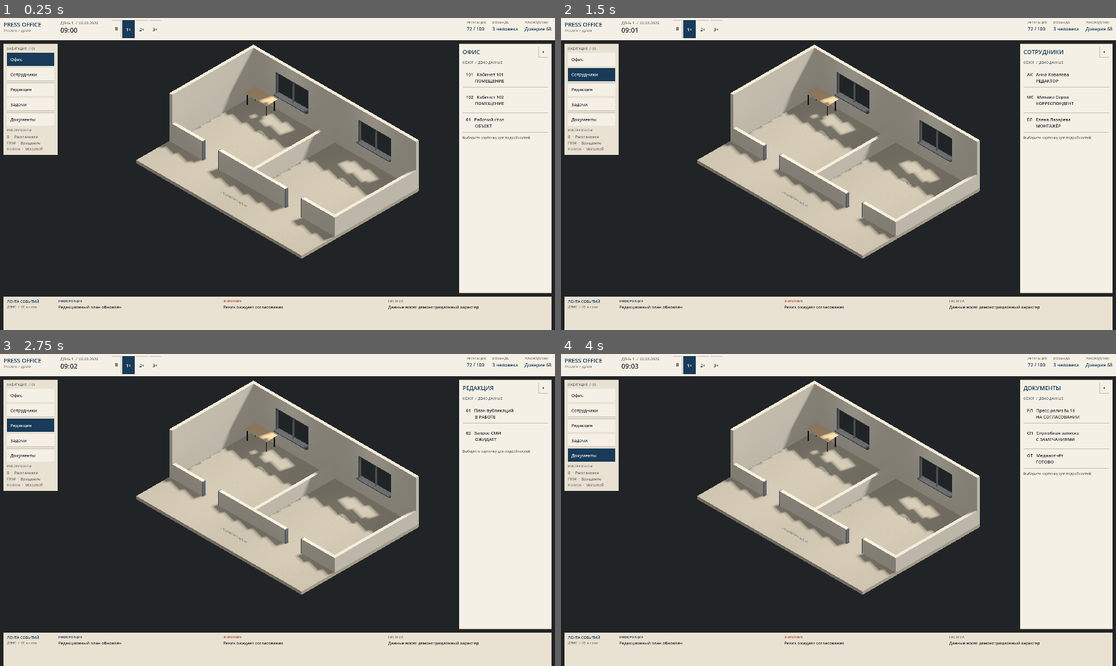
Above: before the commit, frames 1-4 (two rows, left to right).
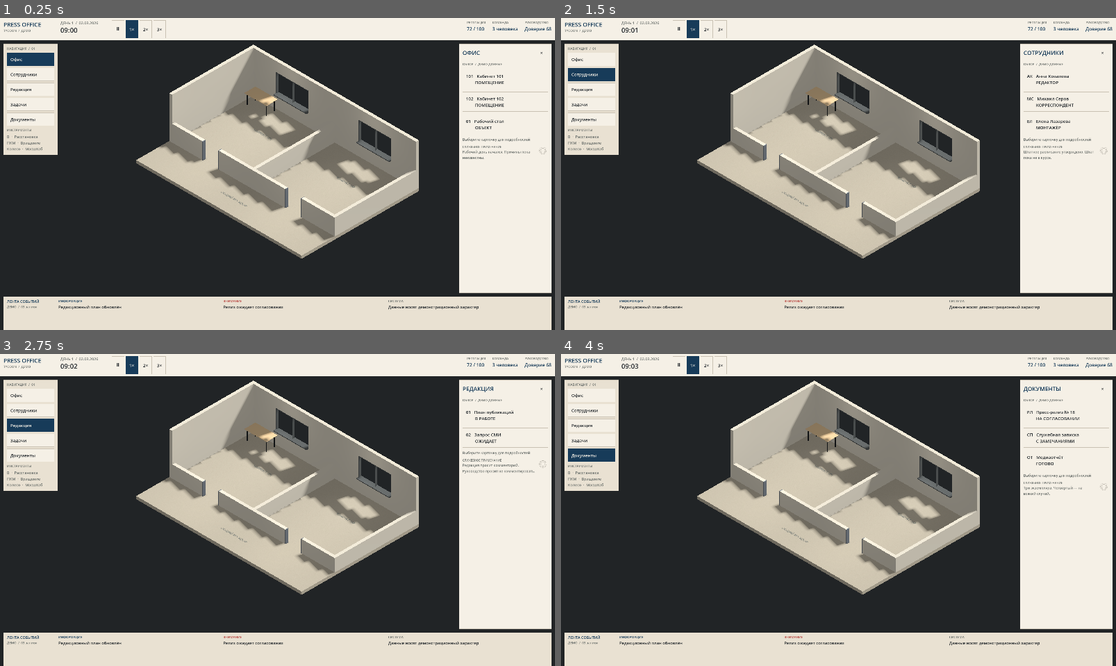
Above: after the commit, the same moments.

Repository: pestovstop-coder/Press
Game: Godot game, scene res://scenes/main.tscn
Same seed, same stepped clock (60 frames per second), same inputs: the game is played once before the commit and once after it.
Inputs:
- Up to frame 1 (0.25 s): no input
- Up to frame 2 (1.5 s): click "Офис" at 0.5 s; click "Сотрудники" at 1.25 s
- Up to frame 3 (2.75 s): click "Редакция" at 2 s
- Up to frame 4 (4 s): click "Задачи" at 2.75 s; click "Документы" at 3.5 s

The runs differ from the first frame. In frame 1, 0.9% of the frame differs, in the area x 20-99%, y 0-46%; in frame 2, 1.0%; in frame 3, 0.8%; in frame 4, 1.0%.

Commit message:
TASK 028: refine paper UI and placement catalogue
Co-authored-by: arena-agent <297053741+arena-agent@users.noreply.github.com>

Diff:
--- a/scripts/placement_controller.gd
+++ b/scripts/placement_controller.gd
@@ -438,7 +438,7 @@
 	if status == null:
 		return
 	if state == EditorState.MOVING:
-		status.text = "Перемещение · " + reason + " · Esc — вернуть"
+		status.text = "Перемещение · " + _diagnostic_text(reason) + " · Esc — вернуть"
 	elif state == EditorState.PLACING:
 		var asset_name: String = selected_asset
 		match selected_asset:
@@ -448,7 +448,21 @@
 				asset_name = "Офисный стол"
 			"employee_workstation":
 				asset_name = "Рабочее место сотрудника"
-		status.text = asset_name + " · " + reason
+		status.text = asset_name + " · " + _diagnostic_text(reason)
+
+
+func _diagnostic_text(reason: String) -> String:
+	# Display strings only; the diagnostic codes remain unchanged for the editor.
+	match reason:
+		"VALID": return "Можно разместить"
+		"INVALID_FOOTPRINT": return "Некорректный размер объекта"
+		"INVALID_COORDINATES": return "Выберите место на полу"
+		"OUT_OF_BOUNDS": return "За пределами помещения"
+		"FURNITURE_COLLISION": return "Здесь находится мебель"
+		"WALL_COLLISION": return "Мешает стена"
+		"OBSTACLE_COLLISION": return "Мешает препятствие"
+		"NO_VALID_PLACEMENT": return "Нет подходящего места"
+		_: return "Размещение недоступно"
 
 
 func _intervals_near(
@@ -1058,42 +1072,76 @@
 
 
 func _build_panel() -> void:
+	var style = preload("res://scripts/ui_paper_style.gd")
 	var layer := CanvasLayer.new()
 	add_child(layer)
-	panel = PanelContainer.new()
+	panel = preload("res://scripts/placement_panel.gd").new()
 	panel.mouse_filter = Control.MOUSE_FILTER_STOP
-	panel.position = Vector2(16, 16)
+	panel.mouse_force_pass_scroll_events = false
+	panel.add_theme_stylebox_override("panel", style.box(style.PAPER))
 	layer.add_child(panel)
+	var scroll := ScrollContainer.new()
+	scroll.name = "Scroll"
+	scroll.horizontal_scroll_mode = ScrollContainer.SCROLL_MODE_DISABLED
+	style.scrollbar(scroll)
+	panel.add_child(scroll)
 	var column := VBoxContainer.new()
+	column.name = "Column"
+	column.size_flags_horizontal = Control.SIZE_EXPAND_FILL
 	column.mouse_filter = Control.MOUSE_FILTER_PASS
-	panel.add_child(column)
+	column.add_theme_constant_override("separation", 7)
+	scroll.add_child(column)
 	var title := Label.new()
 	title.mouse_filter = Control.MOUSE_FILTER_IGNORE
-	title.text = "Расстановка · B — выход"
+	title.text = "РАССТАНОВКА  /  B — ВЫХОД"
+	title.add_theme_font_size_override("font_size", 16)
+	title.add_theme_color_override("font_color", style.NAVY)
 	column.add_child(title)
+	var buttons: Dictionary = {}
 	for asset_id in ["block", "office_desk", "employee_workstation"]:
 		var button := Button.new()
 		match asset_id:
 			"block":
-				button.text = "Блок 1×1×1 м"
+				button.text = "Блок 1×1×1 м\nТестовый объект"
 			"office_desk":
-				button.text = "Офисный стол 1,6×0,8 м"
+				button.text = "Офисный стол 1,6×0,8 м\nОтдельный предмет"
 			"employee_workstation":
-				button.text = "Рабочее место сотрудника"
-		# Native Button owns both text and hit-test: no separately offset label/rect.
-		button.custom_minimum_size = Vector2(280, 44)
+				button.text = "Рабочее место сотрудника\nСтол · кресло · компьютер"
+		# One native Button owns the full visual card and its hit-test.
+		button.custom_minimum_size = Vector2(0, 64)
 		button.size_flags_horizontal = Control.SIZE_EXPAND_FILL
 		button.mouse_filter = Control.MOUSE_FILTER_STOP
-		button.focus_mode = Control.FOCUS_NONE
+		button.mouse_force_pass_scroll_events = true
+		button.focus_mode = Control.FOCUS_ALL
+		button.alignment = HORIZONTAL_ALIGNMENT_LEFT
+		button.clip_text = true
+		button.autowrap_mode = TextServer.AUTOWRAP_WORD_SMART
+		style.button(button)
 		button.pressed.connect(select_asset.bind(asset_id))
 		column.add_child(button)
+		buttons[asset_id] = button
+	var metadata := Label.new()
+	metadata.text = "Комплект: стол, кресло и компьютер.\nДоступно в каталоге. Уровни и профессии не заданы."
+	metadata.autowrap_mode = TextServer.AUTOWRAP_WORD_SMART
+	metadata.mouse_filter = Control.MOUSE_FILTER_IGNORE
+	metadata.add_theme_font_size_override("font_size", 12)
+	metadata.add_theme_color_override("font_color", style.MUTED)
+	column.add_child(metadata)
 	status = Label.new()
 	status.mouse_filter = Control.MOUSE_FILTER_IGNORE
+	status.autowrap_mode = TextServer.AUTOWRAP_WORD_SMART
+	status.add_theme_font_size_override("font_size", 14)
+	status.add_theme_color_override("font_color", style.NAVY)
 	column.add_child(status)
 	var help := Label.new()
 	help.mouse_filter = Control.MOUSE_FILTER_IGNORE
 	help.text = "ЛКМ: выбрать / поставить\nCtrl+ЛКМ: поставить ещё\nR: 90° · Esc: отменить / выйти"
+	help.add_theme_font_size_override("font_size", 12)
+	help.add_theme_color_override("font_color", style.INK)
 	column.add_child(help)
+	var note = preload("res://scripts/ui_service_note.gd").new()
+	column.add_child(note)
+	panel.call("setup", self, buttons, note)
 
 
 func _material(color: Color) -> StandardMaterial3D:
--- /dev/null
+++ b/scripts/placement_panel.gd
@@ -0,0 +1,43 @@
+extends PanelContainer
+## Presentation adapter for the existing placement controller; no placement rules.
+const Style = preload("res://scripts/ui_paper_style.gd")
+const NOTES := [
+	"Планировка утверждена. Стены имеют другое мнение.",
+	"Свободное пространство зарезервировано под важные задачи.",
+	"Помещение готово. Порядок использования уточняется."
+]
+var controller: Node
+var buttons: Dictionary = {}
+var note: Control
+var last_selected := "__initial__"
+var was_active := false
+var note_index := -1
+
+func setup(source: Node, catalogue_buttons: Dictionary, annotation: Control) -> void:
+	controller = source
+	buttons = catalogue_buttons
+	note = annotation
+	get_viewport().size_changed.connect(_layout)
+	get_node("Scroll/Column").minimum_size_changed.connect(_layout)
+	_layout()
+
+func _layout() -> void:
+	var viewport_size := get_viewport_rect().size
+	position = Vector2(16, 16)
+	var content: Control = get_node("Scroll/Column")
+	var natural_height := content.get_combined_minimum_size().y + 18.0
+	size = Vector2(330, minf(natural_height, maxf(120, viewport_size.y - 32)))
+
+func _process(_delta: float) -> void:
+	if controller == null:
+		return
+	var active: bool = controller.get("active")
+	if active and not was_active:
+		note_index = (note_index + 1) % NOTES.size()
+		note.call("set_note", NOTES[note_index])
+	was_active = active
+	var selected: String = controller.get("selected_asset") if active else ""
+	if selected != last_selected:
+		for id in buttons:
+			Style.button(buttons[id], id == selected)
+		last_selected = selected
--- /dev/null
+++ b/scripts/ui_paper_style.gd
@@ -0,0 +1,54 @@
+extends RefCounted
+## Shared flat paper controls; presentation only.
+const PAPER := Color("e9e1d2")
+const LIGHT := Color("f5f0e6")
+const INK := Color("252a2e")
+const NAVY := Color("173b59")
+const RED := Color("b7443e")
+const MUTED := Color("6c716d")
+const LINE := Color("c9c1b2")
+
+static func box(bg: Color, border: Color = LINE, width: int = 1) -> StyleBoxFlat:
+	var s := StyleBoxFlat.new()
+	s.bg_color = bg
+	s.border_color = border
+	s.set_border_width_all(width)
+	s.content_margin_left = 12
+	s.content_margin_right = 12
+	s.content_margin_top = 8
+	s.content_margin_bottom = 8
+	return s
+
+static func button(b: Button, selected: bool = false) -> void:
+	b.add_theme_font_size_override("font_size", 15)
+	b.add_theme_color_override("font_color", LIGHT if selected else INK)
+	b.add_theme_color_override("font_hover_color", LIGHT)
+	b.add_theme_color_override("font_pressed_color", LIGHT)
+	b.add_theme_color_override("font_focus_color", LIGHT if selected else INK)
+	b.add_theme_color_override("font_disabled_color", MUTED)
+	b.add_theme_stylebox_override("normal", box(NAVY if selected else LIGHT, NAVY if selected else LINE))
+	b.add_theme_stylebox_override("hover", box(NAVY, NAVY))
+	b.add_theme_stylebox_override("pressed", box(RED, RED))
+	b.add_theme_stylebox_override("disabled", box(PAPER, LINE))
+	var focus := StyleBoxFlat.new()
+	focus.bg_color = Color(0, 0, 0, 0)
+	focus.border_color = RED
+	focus.set_border_width_all(2)
+	b.add_theme_stylebox_override("focus", focus)
+
+static func _scroll_box(color: Color) -> StyleBoxFlat:
+	var s := box(color, color, 0)
+	s.content_margin_left = 0
+	s.content_margin_right = 0
+	s.content_margin_top = 0
+	s.content_margin_bottom = 0
+	return s
+
+static func scrollbar(scroll: ScrollContainer) -> void:
+	var bar := scroll.get_v_scroll_bar()
+	bar.custom_minimum_size.x = 10
+	bar.add_theme_stylebox_override("scroll", _scroll_box(PAPER))
+	bar.add_theme_stylebox_override("scroll_focus", _scroll_box(PAPER))
+	bar.add_theme_stylebox_override("grabber", _scroll_box(LINE))
+	bar.add_theme_stylebox_override("grabber_highlight", _scroll_box(NAVY))
+	bar.add_theme_stylebox_override("grabber_pressed", _scroll_box(RED))
--- /dev/null
+++ b/scripts/ui_service_note.gd
@@ -0,0 +1,39 @@
+extends HBoxContainer
+## A single quiet service annotation with its own reserved illustration space.
+const Style = preload("res://scripts/ui_paper_style.gd")
+var text_label: Label
+
+func _init() -> void:
+	mouse_filter = Control.MOUSE_FILTER_PASS
+	add_theme_constant_override("separation", 8)
+	var words := VBoxContainer.new()
+	words.size_flags_horizontal = Control.SIZE_EXPAND_FILL
+	words.add_theme_constant_override("separation", 2)
+	add_child(words)
+	var heading := Label.new()
+	heading.text = "СЛУЖЕБНОЕ ПРИМЕЧАНИЕ"
+	heading.add_theme_font_size_override("font_size", 10)
+	heading.add_theme_color_override("font_color", Style.MUTED)
+	heading.mouse_filter = Control.MOUSE_FILTER_IGNORE
+	words.add_child(heading)
+	text_label = Label.new()
+	text_label.add_theme_font_size_override("font_size", 12)
+	text_label.add_theme_color_override("font_color", Style.MUTED)
+	text_label.autowrap_mode = TextServer.AUTOWRAP_WORD_SMART
+	text_label.mouse_filter = Control.MOUSE_FILTER_IGNORE
+	words.add_child(text_label)
+	var mark := Control.new()
+	mark.custom_minimum_size = Vector2(35, 36)
+	mark.mouse_filter = Control.MOUSE_FILTER_IGNORE
+	mark.draw.connect(_draw_cup.bind(mark))
+	add_child(mark)
+
+func set_note(value: String) -> void:
+	text_label.text = value
+
+func _draw_cup(mark: Control) -> void:
+	# Pencil-like cup/ring in its own margin, never over text or buttons.
+	var ink := Color(0.42, 0.40, 0.36, 0.42)
+	mark.draw_arc(Vector2(17, 20), 12.0, 0.12, 5.9, 28, ink, 1.0, true)
+	mark.draw_arc(Vector2(17, 20), 8.0, 0.0, TAU, 24, ink, 1.0, true)
+	mark.draw_arc(Vector2(25, 19), 3.0, -1.1, 1.0, 10, ink, 1.0, true)
--- a/scripts/ui_shell.gd
+++ b/scripts/ui_shell.gd
@@ -1,6 +1,15 @@
 extends CanvasLayer
 ## TASK 026: presentation-only data. Nothing here changes the simulation.
 
+const Style = preload("res://scripts/ui_paper_style.gd")
+const Note = preload("res://scripts/ui_service_note.gd")
+const NOTES := {
+	"Офис": ["Рабочий день начался. Причины пока неизвестны.", "Ситуация стабильна. Определение стабильности уточняется."],
+	"Сотрудники": ["Штатное расписание утверждено. Штат пока не в курсе.", "Ответственный назначен. Ответственность уточняется."],
+	"Редакция": ["Редакция просит комментарий. Руководство просит не комментировать.", "Заголовок утверждён. Содержание на рассмотрении."],
+	"Задачи": ["Пять слов согласовывали три рабочих дня.", "Срок уточнён. Срочность остаётся прежней."],
+	"Документы": ["Три экземпляра. Четвёртый — на всякий случай.", "Замечаний нет. Просьба учесть замечания."]
+}
 const PAPER := Color("e9e1d2")
 const LIGHT := Color("f5f0e6")
 const INK := Color("252a2e")
@@ -41,6 +50,8 @@
 var pause_button: Button
 var speed_buttons: Array[Button] = []
 var current_section := "Офис"
+var note_indices: Dictionary = {}
+var current_note := ""
 var paused := false
 var speed := 1
 var minutes := 9.0 * 60.0
@@ -68,15 +79,7 @@
 		_update_clock()
 
 func _style(bg: Color, border: Color = LINE, width: int = 1) -> StyleBoxFlat:
-	var s := StyleBoxFlat.new()
-	s.bg_color = bg
-	s.border_color = border
-	s.set_border_width_all(width)
-	s.content_margin_left = 12
-	s.content_margin_right = 12
-	s.content_margin_top = 8
-	s.content_margin_bottom = 8
-	return s
+	return Style.box(bg, border, width)
 
 func _panel(bg: Color) -> PanelContainer:
 	var p := PanelContainer.new()
@@ -100,19 +103,8 @@
 	b.focus_mode = Control.FOCUS_ALL
 	b.mouse_filter = Control.MOUSE_FILTER_STOP
 	b.mouse_force_pass_scroll_events = false
-	b.add_theme_font_size_override("font_size", 15)
-	b.add_theme_color_override("font_color", LIGHT if active else INK)
-	b.add_theme_color_override("font_hover_color", LIGHT)
-	b.add_theme_color_override("font_pressed_color", LIGHT)
-	b.add_theme_color_override("font_focus_color", LIGHT if active else INK)
-	b.add_theme_stylebox_override("normal", _style(NAVY if active else LIGHT, NAVY if active else LINE))
-	b.add_theme_stylebox_override("hover", _style(NAVY, NAVY))
-	b.add_theme_stylebox_override("pressed", _style(RED, RED))
-	var focus := StyleBoxFlat.new()
-	focus.bg_color = Color(0, 0, 0, 0)
-	focus.border_color = RED
-	focus.set_border_width_all(2)
-	b.add_theme_stylebox_override("focus", focus)
+	b.custom_minimum_size = Vector2(44, 44)
+	Style.button(b, active)
 	return b
 
 func _column(parent: Node, separation: int = 8) -> VBoxContainer:
@@ -144,6 +136,7 @@
 	controls.add_theme_constant_override("separation", 4)
 	h.add_child(controls)
 	pause_button = _button("Ⅱ")
+	pause_button.tooltip_text = "Пауза"
 	pause_button.pressed.connect(_toggle_pause)
 	controls.add_child(pause_button)
 	for n in [1, 2, 3]:
@@ -159,10 +152,17 @@
 		box.add_child(_label(metric[0], 11, MUTED))
 		box.add_child(_label(metric[1], 16, NAVY))
 	rail = _panel(PAPER)
-	var menu := _column(rail, 6)
+	var rail_scroll := ScrollContainer.new()
+	rail_scroll.horizontal_scroll_mode = ScrollContainer.SCROLL_MODE_DISABLED
+	Style.scrollbar(rail_scroll)
+	rail.add_child(rail_scroll)
+	var menu := _column(rail_scroll, 6)
+	menu.size_flags_horizontal = Control.SIZE_EXPAND_FILL
 	menu.add_child(_label("НАВИГАЦИЯ  /  01", 11, MUTED))
 	for section in DATA.keys():
 		var b := _button(section)
+		b.mouse_force_pass_scroll_events = true
+		b.clip_text = true
 		b.custom_minimum_size.y = 46
 		b.alignment = HORIZONTAL_ALIGNMENT_LEFT
 		b.pressed.connect(_show_section.bind(section))
@@ -170,11 +170,13 @@
 		nav_buttons[section] = b
 	menu.add_child(_label("ИНСТРУМЕНТЫ", 11, MUTED))
 	var hint := _label("B  ·  Расстановка\nПКМ  ·  Вращение\nКолесо  ·  Масштаб", 13, MUTED)
+	hint.autowrap_mode = TextServer.AUTOWRAP_WORD_SMART
 	menu.add_child(hint)
 	side = _panel(LIGHT)
 	var scroll := ScrollContainer.new()
 	scroll.horizontal_scroll_mode = ScrollContainer.SCROLL_MODE_DISABLED
 	scroll.size_flags_vertical = Control.SIZE_EXPAND_FILL
+	Style.scrollbar(scroll)
 	side.add_child(scroll)
 	side_content = _column(scroll, 10)
 	side_content.size_flags_horizontal = Control.SIZE_EXPAND_FILL
@@ -199,12 +201,12 @@
 	var compact := viewport_size.x < 1400
 	var header_height := 78.0 if not compact else 70.0
 	var rail_width := 188.0 if not compact else 156.0
-	var side_width := 320.0 if not compact else 270.0
+	var side_width := 320.0 if not compact else 300.0
 	var bottom_height := 104.0 if not compact else 94.0
 	top.position = Vector2.ZERO
 	top.size = Vector2(viewport_size.x, header_height)
 	rail.position = Vector2(12, header_height + 12)
-	rail.size = Vector2(rail_width, 385)
+	rail.size = Vector2(rail_width, maxf(80, minf(385, viewport_size.y - header_height - bottom_height - 36)))
 	side.position = Vector2(viewport_size.x - side_width - 12, header_height + 12)
 	side.size = Vector2(side_width, maxf(180, viewport_size.y - header_height - bottom_height - 36))
 	bottom.position = Vector2(12, viewport_size.y - bottom_height - 12)
@@ -215,8 +217,12 @@
 		side_content.remove_child(child)
 		child.queue_free()
 
-func _show_section(section: String) -> void:
+func _show_section(section: String, advance_note: bool = true) -> void:
 	current_section = section
+	if advance_note or current_note.is_empty():
+		var index: int = (int(note_indices.get(section, -1)) + 1) % NOTES[section].size()
+		note_indices[section] = index
+		current_note = NOTES[section][index]
 	side.show()
 	for name in nav_buttons:
 		var b: Button = nav_buttons[name]
@@ -231,22 +237,33 @@
 	header.add_child(title)
 	var close := _button("×")
 	close.pressed.connect(side.hide)
+	close.mouse_force_pass_scroll_events = true
 	header.add_child(close)
 	side_content.add_child(_label("ОБЗОР  /  ДЕМО-ДАННЫЕ", 11, MUTED))
 	for item in DATA[section]:
 		var card := _button("%s   %s\n        %s" % [item[0], item[1], item[2]])
 		card.alignment = HORIZONTAL_ALIGNMENT_LEFT
 		card.custom_minimum_size.y = 68
+		card.mouse_force_pass_scroll_events = true
+		card.clip_text = true
+		card.autowrap_mode = TextServer.AUTOWRAP_WORD_SMART
 		card.pressed.connect(_show_detail.bind(item))
 		side_content.add_child(card)
 	var foot := _label("Выберите карточку для подробностей", 12, MUTED)
 	foot.autowrap_mode = TextServer.AUTOWRAP_WORD_SMART
 	side_content.add_child(foot)
+	_add_note()
+
+func _add_note() -> void:
+	var note := Note.new()
+	note.set_note(current_note)
+	side_content.add_child(note)
 
 func _show_detail(item: Array) -> void:
 	_clear_side()
 	var back := _button("←  К списку")
-	back.pressed.connect(_show_section.bind(current_section))
+	back.mouse_force_pass_scroll_events = true
+	back.pressed.connect(_show_section.bind(current_section, false))
 	side_content.add_child(back)
 	side_content.add_child(_label("КАРТОЧКА  /  ДЕМО", 11, MUTED))
 	var title := _label(item[1], 21, NAVY)
@@ -262,7 +279,9 @@
 	side_content.add_child(note)
 	var close := _button("Закрыть панель")
 	close.pressed.connect(side.hide)
+	close.mouse_force_pass_scroll_events = true
 	side_content.add_child(close)
+	_add_note()
 
 func _toggle_pause() -> void:
 	paused = not paused
--- a/tests/placement_smoke.gd
+++ b/tests/placement_smoke.gd
@@ -413,7 +413,7 @@
 	click(c, empty)
 	check_idle(c, "R, process and empty click are safe without preview")
 	check(c.placed.get_child_count() == 0, "idle empty click creates nothing")
-	var column: Node = c.panel.get_child(0)
+	var column: Node = c.panel.get_node("Scroll/Column")
 	column.get_child(1).emit_signal("pressed")
 	check(
 		(
@@ -640,7 +640,7 @@
 	c.set_active(true)
 	await process_frame
 	await process_frame
-	var column: Node = c.panel.get_child(0)
+	var column: Node = c.panel.get_node("Scroll/Column")
 	var block_button: Button = column.get_child(1)
 	var desk_button: Button = column.get_child(2)
 	var count: int = c.placed.get_child_count()
@@ -783,7 +783,7 @@
 func _test_employee_workstation(c: Node, camera: Camera3D) -> void:
 	c.set_active(true)
 	await process_frame
-	var column: Node = c.panel.get_child(0)
+	var column: Node = c.panel.get_node("Scroll/Column")
 	var workstation_button: Button = column.get_child(3)
 	var before_count: int = c.placed.get_child_count()
 	var packed: PackedScene = (
--- a/tests/ui_shell_smoke.gd
+++ b/tests/ui_shell_smoke.gd
@@ -3,6 +3,19 @@
 
 func _initialize() -> void:
 	call_deferred("_run")
+
+func _click_button(button: Button, local_point: Vector2) -> void:
+	var point: Vector2 = button.get_global_transform_with_canvas() * local_point
+	var motion := InputEventMouseMotion.new()
+	motion.position = point
+	root.push_input(motion, true)
+	for down in [true, false]:
+		var event := InputEventMouseButton.new()
+		event.button_index = MOUSE_BUTTON_LEFT
+		event.position = point
+		event.pressed = down
+		event.button_mask = MOUSE_BUTTON_MASK_LEFT if down else 0
+		root.push_input(event, true)
 
 func _run() -> void:
 	var scene := load("res://scenes/main.tscn").instantiate()
@@ -13,11 +26,25 @@
 	for panel in [ui.top, ui.rail, ui.side, ui.bottom]:
 		assert(panel.mouse_filter == Control.MOUSE_FILTER_STOP)
 		assert(not panel.mouse_force_pass_scroll_events)
-	for button in ui.nav_buttons.values() + ui.speed_buttons + [ui.pause_button]:
+	for button in ui.nav_buttons.values():
+		assert(button.mouse_filter == Control.MOUSE_FILTER_STOP)
+		assert(button.mouse_force_pass_scroll_events)
+	for button in ui.speed_buttons + [ui.pause_button]:
 		assert(button.mouse_filter == Control.MOUSE_FILTER_STOP)
 		assert(not button.mouse_force_pass_scroll_events)
+		assert(button.custom_minimum_size == Vector2(44, 44))
 	ui._show_section("Документы")
+	var first_note: String = ui.current_note
+	ui._show_section("Офис")
+	ui._show_section("Документы")
+	assert(ui.current_note != first_note)
+	var card: Button = ui.side_content.get_child(2)
+	assert(card.mouse_force_pass_scroll_events and card.mouse_filter == Control.MOUSE_FILTER_STOP)
 	assert(ui.current_section == "Документы" and ui.side.visible)
+	await process_frame
+	await process_frame
+	_click_button(card, card.size / 2.0)
+	assert(ui.side_content.get_child(0) is Button) # detail back button
 	ui._show_detail(["РЛ", "Пресс-релиз № 18", "НА СОГЛАСОВАНИИ", "Демо"])
 	assert(ui.side_content.get_child_count() > 3)
 	ui.side.hide()
@@ -39,6 +66,13 @@
 	assert(ui.day == 1 and ui.date_label.text.contains("03.03.2026"))
 	var placement = scene.get_node("PlacementController")
 	placement.set_active(true)
+	await process_frame
+	assert(not placement.panel.mouse_force_pass_scroll_events)
+	var catalogue: Node = placement.panel.get_node("Scroll/Column")
+	for i in range(1, 4):
+		var item: Button = catalogue.get_child(i)
+		assert(item.mouse_force_pass_scroll_events and item.mouse_filter == Control.MOUSE_FILTER_STOP)
+	assert(placement._diagnostic_text("FURNITURE_COLLISION") == "Здесь находится мебель")
 	ui._process(0.0)
 	assert(not ui.root.visible)
 	placement.set_active(false)
Not shown, added: docs/UI_AUDIT_TASK028.md
Not shown, changed: docs/UI_STYLE_GUIDE.md
Not shown, changed: docs/UI_UX_SPEC.md
